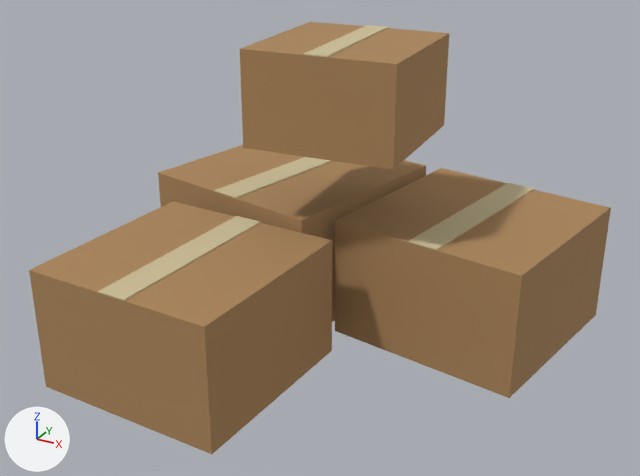
The glTF model art/zx_borgo/SM_Prop_CardboardBox_Stack_01.glb: old version first, new version second.
Camera for both pictures: a camera (50 mm lens) standing at (1.27, -2.39, 1.56) and looking at (-0.02, -0.05, 0.39). The lights are fixed; the arrows at lower left show +X, +Y and +Z. The picture after the commit comes second. Vertices at exactly the same position are counted once.

The scene before the commit, as lines of its bpy script (objects in view):
```python
me_sm_prop_cardboardbox_stack_01 = bpy.data.meshes.new('SM_Prop_CardboardBox_Stack_01')
me_sm_prop_cardboardbox_stack_01.from_pydata(...)  # 64 vertices, 96 faces; spans x -0.79..0.77, y -0.74..0.79, z 0.0..1.01
me_sm_prop_cardboardbox_stack_01.materials.append(mat_m_env_palette)
ob_sm_prop_cardboardbox_stack_01 = bpy.data.objects.new('SM_Prop_CardboardBox_Stack_01', me_sm_prop_cardboardbox_stack_01)
ob_sm_prop_cardboardbox_stack_01.location = (0.0, 0.0, 0.0)
```
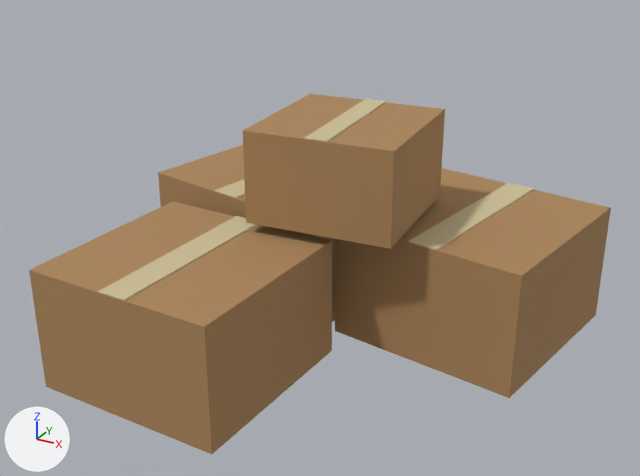
Boxes (x1, y1, x2, y2) around the edits, measured in the pictures (640 x 476 px; the box of a moved part takes in the faces that stretch with it):
'SM_Prop_CardboardBox_Stack_01', reshaped (17% shorter)
    before: (29, 22, 611, 454)
    after: (29, 94, 611, 454)
part 1 of me_sm_prop_cardboardbox_stack_01, moved or reshaped
    before: (240, 22, 449, 170)
    after: (243, 94, 445, 249)
part 2 of me_sm_prop_cardboardbox_stack_01, moved or reshaped
    before: (304, 25, 388, 57)
    after: (304, 99, 386, 142)

The change, as a diff of the scene's bpy script:
```diff
--- a/art/zx_borgo/SM_Prop_CardboardBox_Stack_01.glb.py
+++ b/art/zx_borgo/SM_Prop_CardboardBox_Stack_01.glb.py
@@ me_sm_prop_cardboardbox_stack_01 @@
 # used by ob_sm_prop_cardboardbox_stack_01; location = (0.0, 0.0, 0.0)
-me_sm_prop_cardboardbox_stack_01.from_pydata(...)  # 64 vertices, 96 faces; spans x -0.79..0.77, y -0.74..0.79, z 0.0..1.01
+me_sm_prop_cardboardbox_stack_01.from_pydata(...)  # 64 vertices, 96 faces; spans x -0.79..0.77, y -0.74..0.79, z 0.0..0.76
+# me_sm_prop_cardboardbox_stack_01 part 1: the loose piece of 8 vertices spanning x -0.27..0.27, y -0.17..0.37, z 0.7..1.01 is moved by (0.0, 0.0, -0.25)
+# me_sm_prop_cardboardbox_stack_01 part 2: the loose piece of 8 vertices spanning x -0.06..0.06, y -0.15..0.35, z 1.01 is moved by (0.0, 0.0, -0.25)
 me_sm_prop_cardboardbox_stack_01.materials.append(mat_m_env_palette)
```
